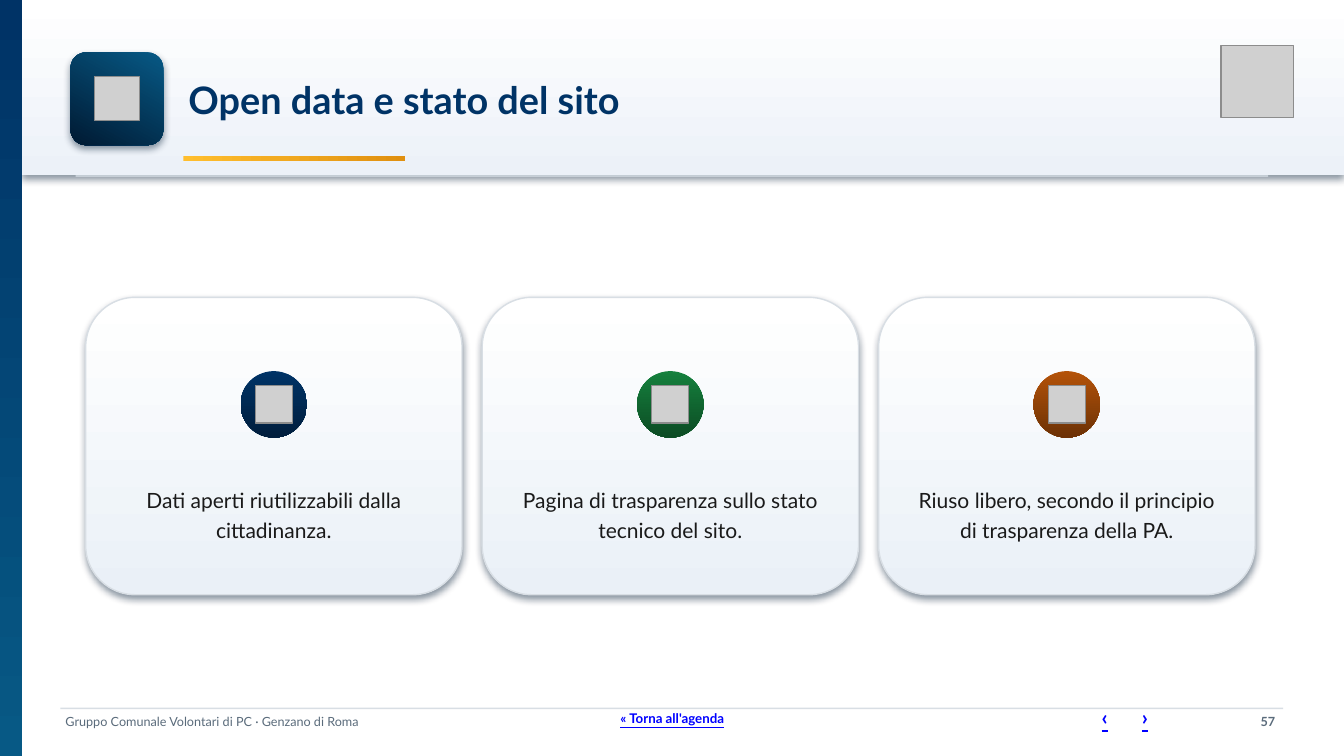
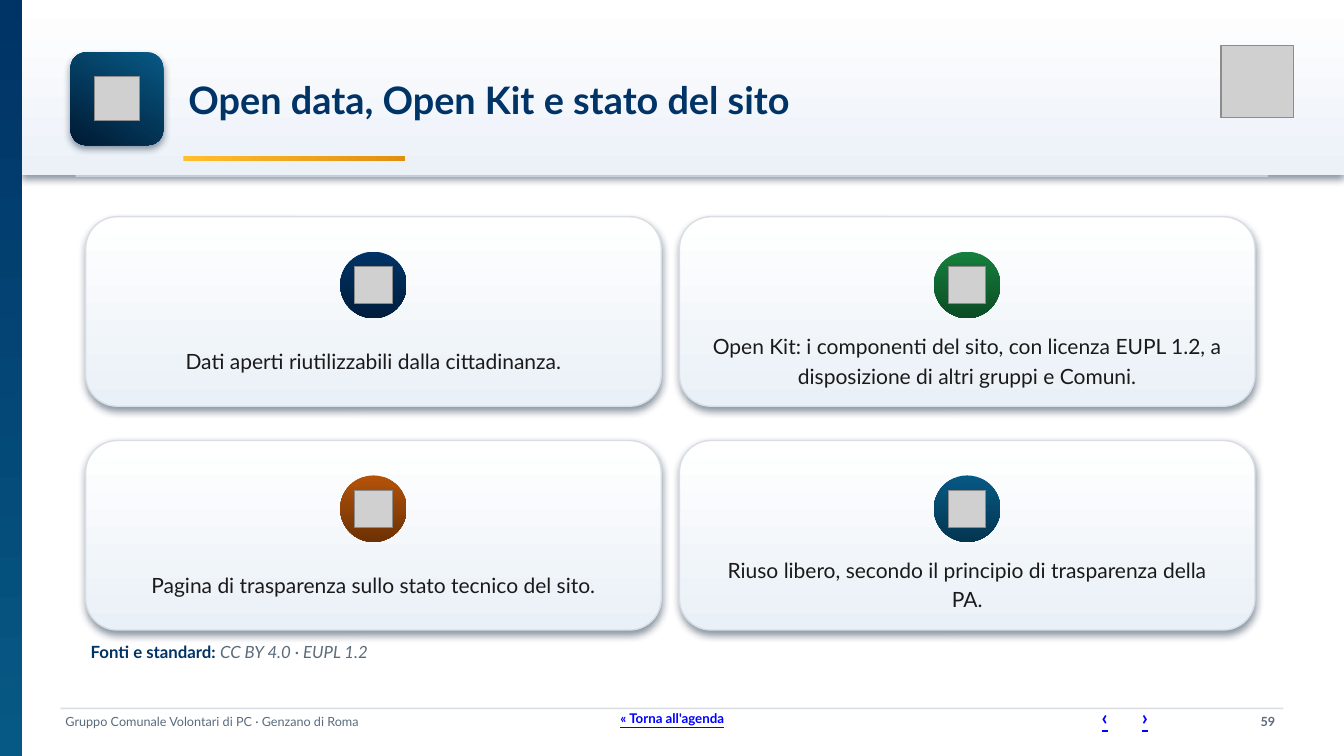
Before and after one commit to SviluppoItaliaDigitale/sito-pc-genzano, a slide deck: slide 59 of static/manuali/presentazione-struttura-sito.pptx (slide 57 before the commit). Drawn at 1344x756 pixels with LibreOffice and Linux fonts; fonts in the diff are those of the drawing; grey boxes stand for pictures. Boxes give left, top, right and bottom in pixels: in the first picture for what was removed or moved away, otherwise in the second. Text is boxed around its words. In the diff, an @@ line names an element or a change of style, - is before the commit and + after.

Commit message:
Open Kit: i componenti del sito per altri gruppi di protezione civile
Nuova pagina /open-kit/ con dieci componenti riusabili (lettura ad alta voce,
pannello di accessibilità, glossario nel testo, tabelle CAA, modello di
pagina rischio, feed CAP dell'allerta, I miei contenuti, Modalità Aula, Crea
la mia lezione, controllo dei fogli di stampa). Ogni pacchetto contiene i file
veri del sito, le sezioni di CSS che servono, un LEGGIMI con istruzioni e
attribuzioni e il testo della licenza EUPL 1.2, scelta dall'autore per il
codice; testi ed esempi restano CC BY 4.0. Librerie di terzi e pittogrammi
ARASAAC non sono inclusi.

Gli ZIP si generano al deploy (scripts/genera-open-kit.py) e non si
committano, così sono sempre la versione in linea; l'indice
data/open_kit.json è controllato su ogni PR. Collegamenti da Open Data, Area
Download e mappa del sito; presentazione del sito rigenerata con le nuove
funzioni (Crea la mia lezione, Modalità Aula, I miei contenuti, Open Kit).

```diff
--- a/static/manuali/presentazione-struttura-sito.pptx
+++ b/static/manuali/presentazione-struttura-sito.pptx
@@ text at (x1=188, y1=86, x2=790, y2=121): text changed @@
-Open data e stato del sito
+Open data, Open Kit e stato del sito
@@ rounded rectangle resized from (x1=86, y1=297, x2=462, y2=595) to (x1=86, y1=217, x2=661, y2=406) @@
@@ rounded rectangle resized from (x1=482, y1=297, x2=858, y2=595) to (x1=680, y1=217, x2=1255, y2=406) @@
@@ ellipse moved from (x1=241, y1=371, x2=308, y2=438) to (x1=341, y1=252, x2=407, y2=319) @@
@@ picture moved from (x1=255, y1=386, x2=292, y2=423) to (x1=355, y1=266, x2=392, y2=303) @@
@@ ellipse moved from (x1=637, y1=371, x2=704, y2=438) to (x1=934, y1=252, x2=1000, y2=319) @@
@@ picture moved from (x1=652, y1=386, x2=690, y2=423) to (x1=949, y1=266, x2=986, y2=303) @@
@@ text "Dati aperti riutilizzabili dalla cittadinanza." rewrapped from (x1=146, y1=492, x2=402, y2=538) to (x1=186, y1=353, x2=561, y2=373) @@
@@ text added at (x1=713, y1=338, x2=1221, y2=388), 15 pt, text #1A1A1A @@
+Open Kit: i componenti del sito, con licenza EUPL 1.2, a disposizione di altri gruppi e Comuni.
@@ rounded rectangle resized from (x1=879, y1=297, x2=1255, y2=595) to (x1=86, y1=441, x2=661, y2=630) @@
@@ rounded rectangle added at (x1=680, y1=441, x2=1255, y2=630), fill gradient #FFFFFF to #EAF0F7, outline #D8DEE4 1 pt @@
@@ ellipse moved from (x1=1033, y1=371, x2=1100, y2=438) to (x1=341, y1=476, x2=407, y2=542) @@
@@ ellipse added at (x1=934, y1=476, x2=1000, y2=542), fill gradient #075985 to #04354F @@
@@ picture moved from (x1=1049, y1=386, x2=1086, y2=423) to (x1=355, y1=490, x2=392, y2=527) @@
@@ picture added at (x1=949, y1=490, x2=986, y2=527) @@
@@ text "Pagina di trasparenza sullo stato ..." rewrapped from (x1=523, y1=492, x2=817, y2=538) to (x1=151, y1=577, x2=595, y2=597) @@
@@ text "Riuso libero, secondo il principio ..." rewrapped from (x1=919, y1=492, x2=1215, y2=542) to (x1=728, y1=562, x2=1206, y2=607) @@
@@ text added at (x1=91, y1=645, x2=367, y2=658), 12 pt, text #003366, bold @@
+Fonti e standard: CC BY 4.0 · EUPL 1.2
@@ text at (x1=1261, y1=717, x2=1276, y2=726): text changed @@
-57
+59
```
Also in this commit, not shown: 32 other slides changed, 2 slides added, 15 other files.
